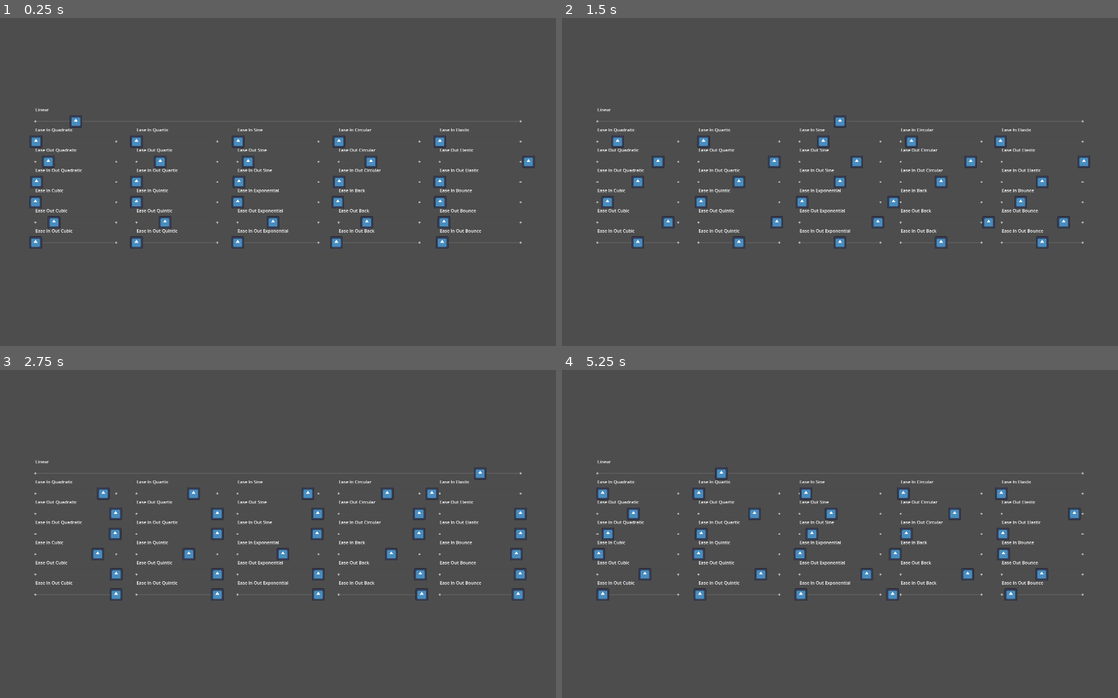
Above: before the commit, frames 1-4 (two rows, left to right).
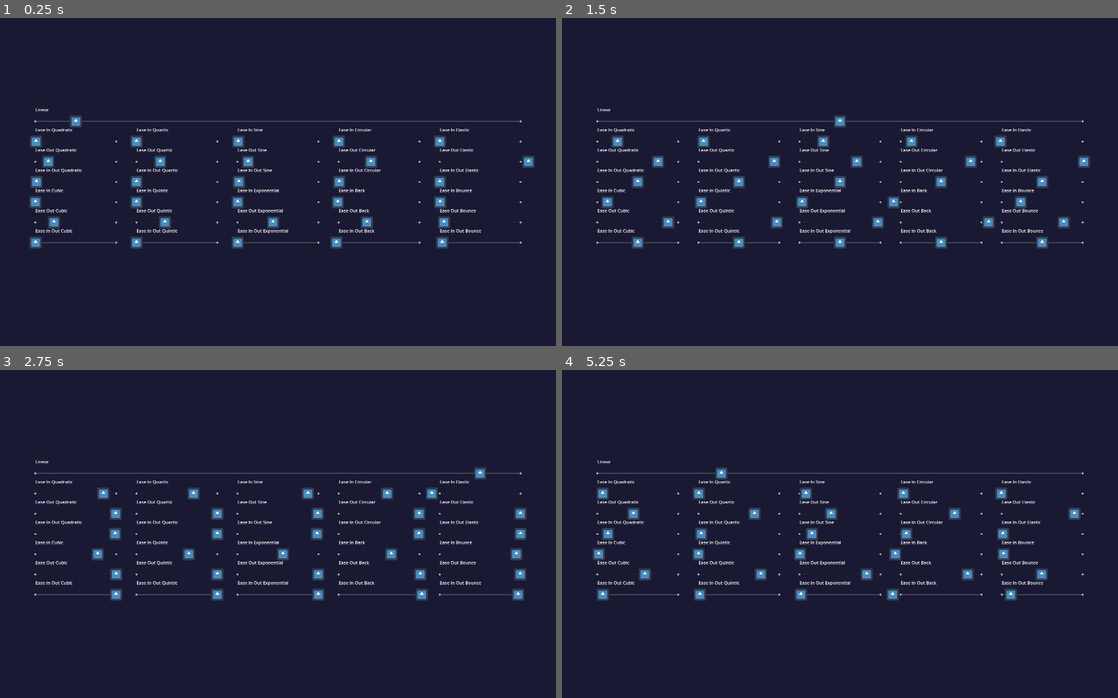
Above: after the commit, the same moments.

Repository: martijnfolmer/Folmer_godot_samples
Game: Godot game, scene res://scenes/Easing/easing_main.tscn
The game is run twice, just before and just after one commit, with the same random seed, the same clock (stepped at 60 frames per second) and the same inputs. This scene is started directly instead of the project's main scene. The engine's default icon, where the game draws it, is replaced by a stand-in: a white triangle on a blue panel in a dark square.
Inputs:
- Up to frame 1 (0.25 s): no input
- Up to frame 2 (1.5 s): no input
- Up to frame 3 (2.75 s): no input
- Up to frame 4 (5.25 s): no input

The runs differ from the first frame. In frame 1, 96% of the frame differs, in the area x 0-100%, y 0-100%; in frame 2, 96%; in frame 3, 96%; in frame 4, 96%.

Commit message:
Added some sample math scripts
- Added a background color
- Added math functions to utilities
-- is_point_in_circle
-- is_point_in_rectangle
-- IOU (intersection over union)

Diff:
--- a/scenes/Easing/easing_main.tscn
+++ b/scenes/Easing/easing_main.tscn
@@ -1,8 +1,10 @@
-[gd_scene load_steps=2 format=3 uid="uid://to1fid7bcun"]
+[gd_scene load_steps=3 format=3 uid="uid://to1fid7bcun"]
 
 [ext_resource type="PackedScene" uid="uid://bspll818f18ug" path="res://scenes/Easing/easing_sample.tscn" id="1_3sf2c"]
+[ext_resource type="Script" uid="uid://bxcs20koualer" path="res://scripts/utils/setup.gd" id="1_ima52"]
 
 [node name="Easing_Main" type="Node2D"]
+script = ExtResource("1_ima52")
 
 [node name="Easing_sample_linear" parent="." instance=ExtResource("1_3sf2c")]
 end = Vector2(2500, 200)
--- a/scripts/utils/class_easing.gd
+++ b/scripts/utils/class_easing.gd
@@ -1,4 +1,4 @@
-# res://scripts/utils/func_easing.gd
+# res://scripts/utils/class_easing.gd
 class_name Easing
 
 # For the function which doe not have _lerp, the variables are expected
--- /dev/null
+++ b/scripts/utils/class_math.gd
@@ -0,0 +1,69 @@
+# res://scripts/utils/class_math.gd
+class_name math
+
+
+## Returns `true` if the given point lies inside or on the border of the specified circle.
+##
+## @param point The point to test
+## @param circle_center The center position of the circle.
+## @param circle_radius The radius of the circle.
+## @return `true` if the point is strictly inside the circle or on its border, `false` otherwise.
+static func is_point_in_circle(point: Vector2, circle_center: Vector2, circle_radius: float) -> bool:
+	return point.distance_to(circle_center) <= circle_radius
+
+## Returns `true` if the given point lies inside or on the border of the specified rectangle.
+##
+## The rectangle is defined by two opposite corners (`pointTopLeft` and
+## `pointBottomRight`). The function is robust to corner order and will
+## correctly handle cases where the points are not strictly top-left
+## and bottom-right.
+##
+## @param point The point to test.
+## @param pointTopLeft One corner of the rectangle.
+## @param pointBottomRight The opposite corner of the rectangle.
+## @return `true` if the point is inside or on the rectangle border, `false` otherwise.
+static func is_point_in_rectangle(point: Vector2, pointTopLeft: Vector2, pointBottomRight: Vector2) -> bool:
+	var min_x = min(pointTopLeft.x, pointBottomRight.x)
+	var max_x = max(pointTopLeft.x, pointBottomRight.x)
+	var min_y = min(pointTopLeft.y, pointBottomRight.y)
+	var max_y = max(pointTopLeft.y, pointBottomRight.y)
+
+	return point.x >= min_x and point.x <=max_x and point.y >= min_y and point.y <= max_y
+
+## Computes the Intersection over Union (IoU) between two axis-aligned rectangles.
+##
+## Each rectangle is defined by its top-left and bottom-right corners.
+## IoU is calculated as the area of the intersection divided by the area
+## of the union of both rectangles. A value of `0.0` indicates no overlap,
+## while `1.0` indicates identical rectangles.
+##
+## @param pointTopLeft1 The top-left corner of the first rectangle.
+## @param pointBottomRight1 The bottom-right corner of the first rectangle.
+## @param pointTopLeft2 The top-left corner of the second rectangle.
+## @param pointBottomRight2 The bottom-right corner of the second rectangle.
+## @return A value in the range `[0.0, 1.0]` representing the IoU.
+static func IOU(
+		pointTopLeft1: Vector2, pointBottomRight1: Vector2,
+		pointTopLeft2: Vector2, pointBottomRight2: Vector2
+	) -> float:
+	# Intersection rectangle
+	var xA = max(pointTopLeft1.x, pointTopLeft2.x)
+	var yA = max(pointTopLeft1.y, pointTopLeft2.y)
+	var xB = min(pointBottomRight1.x, pointBottomRight2.x)
+	var yB = min(pointBottomRight1.y, pointBottomRight2.y)
+
+	# Intersection size (clamped to 0)
+	var inter_w = max(0.0, xB - xA)
+	var inter_h = max(0.0, yB - yA)
+	var inter_area = inter_w * inter_h
+
+	# Areas of each rectangle (clamped to 0 in case of bad inputs)
+	var area1 = max(0.0, pointBottomRight1.x - pointTopLeft1.x) * max(0.0, pointBottomRight1.y - pointTopLeft1.y)
+	var area2 = max(0.0, pointBottomRight2.x - pointTopLeft2.x) * max(0.0, pointBottomRight2.y - pointTopLeft2.y)
+
+	# Union
+	var union_area = area1 + area2 - inter_area
+	if union_area <= 0.0:
+		return 0.0
+
+	return inter_area / union_area
--- /dev/null
+++ b/scripts/utils/setup.gd
@@ -0,0 +1,6 @@
+extends Node2D
+
+# This is the functionality we want to repeat over different samples
+
+func _ready() -> void:
+	RenderingServer.set_default_clear_color(Color(0.1, 0.1, 0.2))
Not shown, added: scripts/utils/class_math.gd.uid
Not shown, added: scripts/utils/setup.gd.uid
